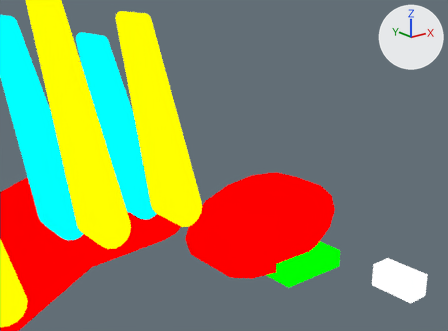
The Blender file assets-source/blender/dinos/amargasaurus.blend: old version first, new version second.
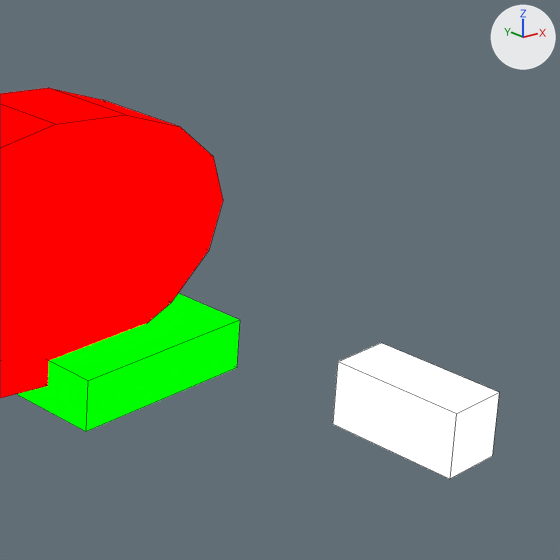
There are two pictures of each version: one from a 50 mm camera at (58.92, -28.87, 40.98) aimed at (74.48, -9.41, 33.19), one close up on the part from 58% to 100% of the width and 43% to 100% of the height. The axes (+X, +Y, +Z) are drawn at upper right. The lights are the same throughout. The older version's two pictures come first. The close-ups show mesh edges as thin lines.

The first close-up shows 'DinoTycoon_amargasaurus_Pose0_eye', 'DinoTycoon_amargasaurus_Pose0_head', 'DinoTycoon_amargasaurus_Pose0_jaw'.
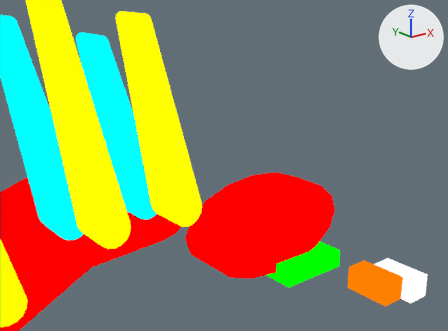
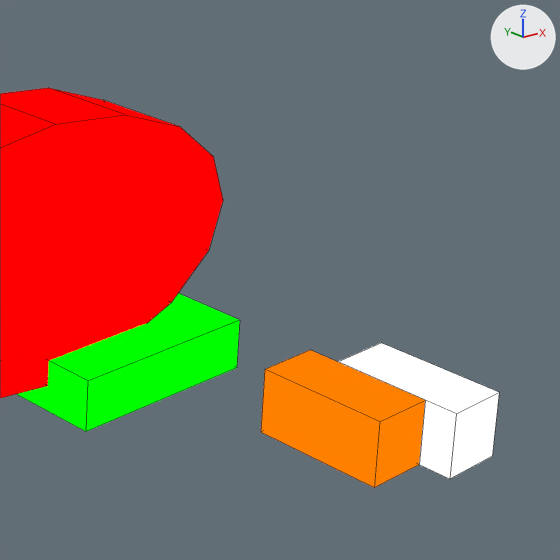
Edits to the bpy script that builds the scene:
```text
Add mat_dinotycoon_role_y:
    mat_dinotycoon_role_y = emission_material('DinoTycoon_Role_Y')
    mat_dinotycoon_role_y.base_color = (1.0, 0.216, 0.0)  # orange #ff8000
Add me_dinotycoon_amargasaurus_pose0_eye_white:
    me_dinotycoon_amargasaurus_pose0_eye_white.from_pydata(...)  # a box spanning x 78.0..79.0, y -15.5..-13.5, z 28.0..29.0
    me_dinotycoon_amargasaurus_pose0_eye_white.materials.append(mat_dinotycoon_role_y)  # orange #ff8000
Add ob_dinotycoon_amargasaurus_pose0_eye_white:
    ob_dinotycoon_amargasaurus_pose0_eye_white = bpy.data.objects.new('DinoTycoon_amargasaurus_Pose0_eye_white', me_dinotycoon_amargasaurus_pose0_eye_white)
    ob_dinotycoon_amargasaurus_pose0_eye_white.location = (0.0, 0.0, 0.0)
```

Where the change shows, as pixel boxes [x1, y1, x2, y2] in the close-ups (560 x 560 px):
'DinoTycoon_amargasaurus_Pose0_eye_white', added (orange)
    after: [261, 350, 425, 488]
